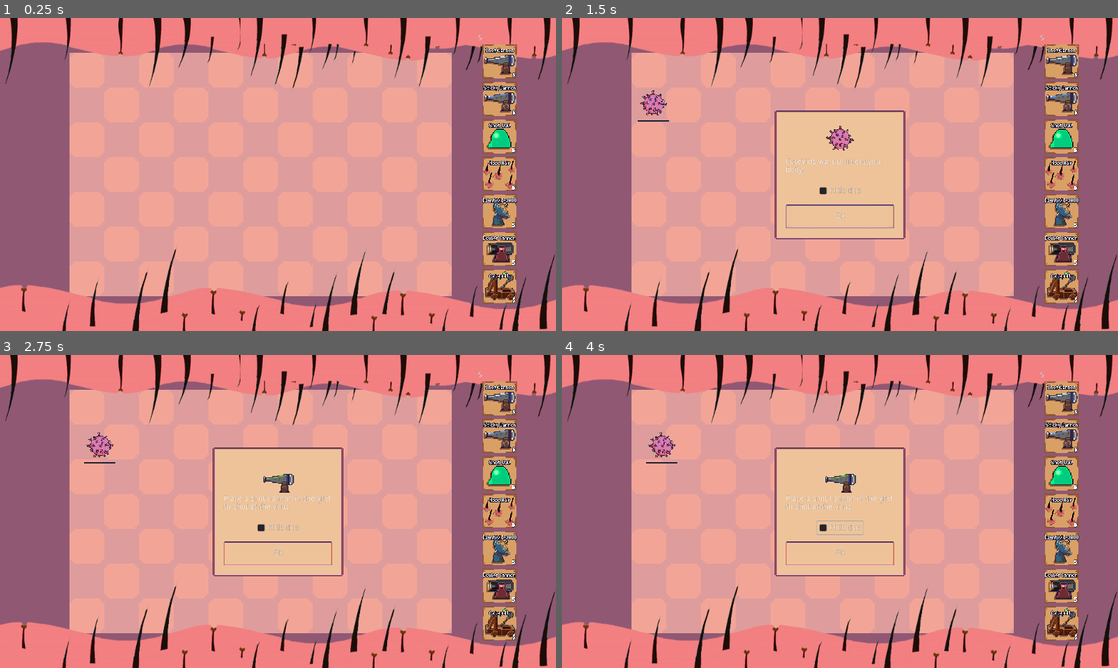
Above: before the commit, frames 1-4 (two rows, left to right).
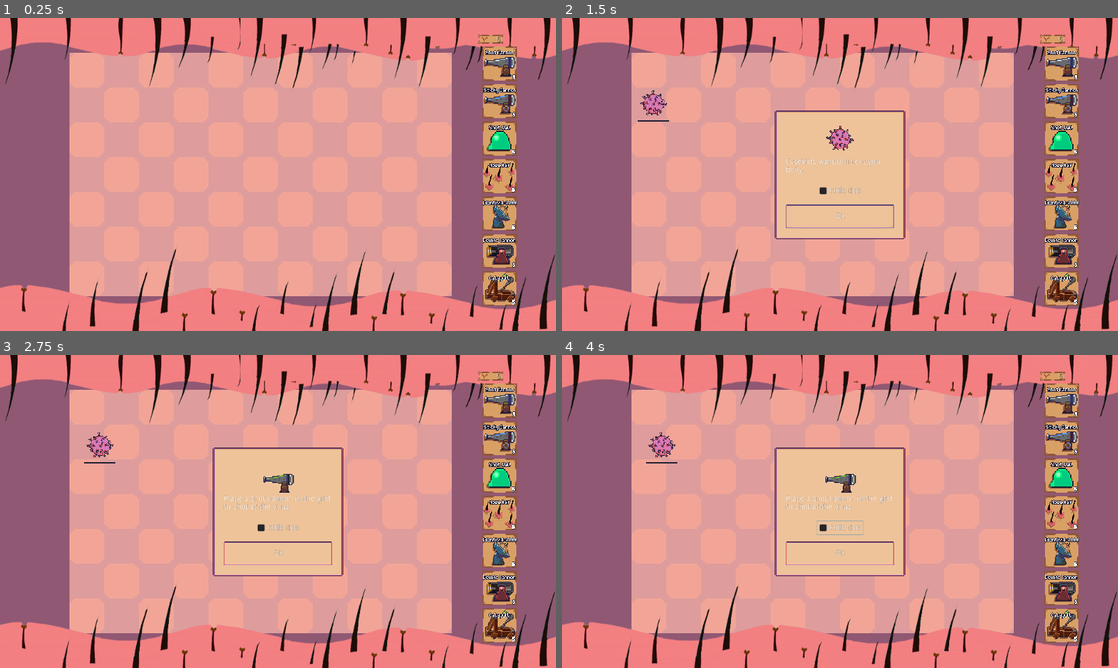
Above: after the commit, the same moments.

Repository: TeamKebab/GodotWildJam23
Game: Godot game, scene res://src/Main.tscn
Two runs of this game, one before a commit and one after it. Both use one fixed random seed, a clock stepped at 60 frames per second and the inputs below. Sound files missing from this copy of the repository are replaced by a short silence.
Inputs (mouse positions are in pixels of both pictures, inside the frame that each line leads up to; where the layout moved, square brackets give the same spot in the first picture):
- Up to frame 1 (0.25 s): no input
- Up to frame 2 (1.5 s): click (1062, 64) [1062, 61] at 0.5 s; click "Ok" at 1.25 s
- Up to frame 3 (2.75 s): click "Ok" at 2 s
- Up to frame 4 (4 s): click "Hide tips" at 2.75 s; click "Hide tips" at 3.5 s

The runs differ from the first frame. In frame 1, 2.8% of the frame differs, in the area x 86-93%, y 5-92%; in frame 2, 2.8%; in frame 3, 2.8%; in frame 4, 2.8%.
Error in both runs: Invalid get index 'stream' (on base: 'null instance'). (res://src/GUI.gd:59)

Commit message:
placed antibodies counter

Diff:
--- a/src/Main.tscn
+++ b/src/Main.tscn
@@ -32,6 +32,11 @@
 [ext_resource path="res://src/resources/CatapultCardDisabled.tres" type="Texture" id=30]
 [ext_resource path="res://src/resources/CatapultCard.tres" type="Texture" id=31]
 [ext_resource path="res://src/entities/defenses/DoubleCannonPlaceholder.tscn" type="PackedScene" id=32]
+[ext_resource path="res://assets/ui/gui-menu-card.png" type="Texture" id=33]
+
+[sub_resource type="AtlasTexture" id=1]
+atlas = ExtResource( 33 )
+region = Rect2( 138, 198, 48, 18 )
 
 [node name="Game" type="Node"]
 script = ExtResource( 16 )
@@ -122,15 +127,37 @@
 margin_right = 89.0
 margin_bottom = 546.0
 
-[node name="AntibodiesCounter" type="Label" parent="GUI/ToolBar/VBoxContainer"]
+[node name="TextureRect" type="TextureRect" parent="GUI/ToolBar/VBoxContainer"]
+margin_left = 6.0
+margin_right = 50.0
+margin_bottom = 18.0
+texture = SubResource( 1 )
+stretch_mode = 3
+__meta__ = {
+"_edit_use_anchors_": false,
+"_editor_description_": ""
+}
+
+[node name="AntibodiesCounter" type="Label" parent="GUI/ToolBar/VBoxContainer/TextureRect"]
+margin_top = 7.0
+margin_right = 42.0
+margin_bottom = 12.0
+grow_horizontal = 2
+grow_vertical = 2
+custom_colors/font_color = Color( 1, 1, 1, 1 )
+custom_colors/font_outline_modulate = Color( 0.133333, 0.12549, 0.203922, 1 )
+custom_colors/font_color_shadow = Color( 0, 0, 0, 1 )
+text = "5"
+align = 2
+script = ExtResource( 5 )
+__meta__ = {
+"_edit_use_anchors_": false
+}
+
+[node name="ButtonContainer" type="VBoxContainer" parent="GUI/ToolBar/VBoxContainer"]
+margin_top = 22.0
 margin_right = 79.0
-margin_bottom = 14.0
-script = ExtResource( 5 )
-
-[node name="ButtonContainer" type="VBoxContainer" parent="GUI/ToolBar/VBoxContainer"]
-margin_top = 23.0
-margin_right = 79.0
-margin_bottom = 496.0
+margin_bottom = 500.0
 size_flags_horizontal = 3
 custom_constants/separation = 5
 
Not shown: 1 places in src/Main.tscn that only renumber resources
